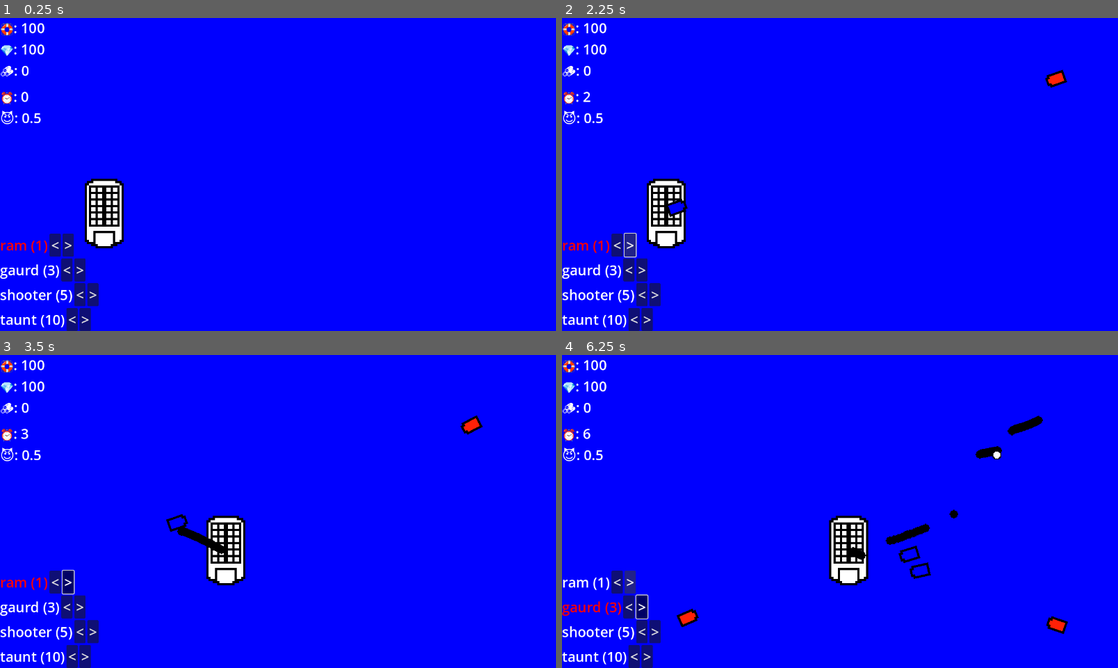
Above: before the commit, frames 1-4 (two rows, left to right).
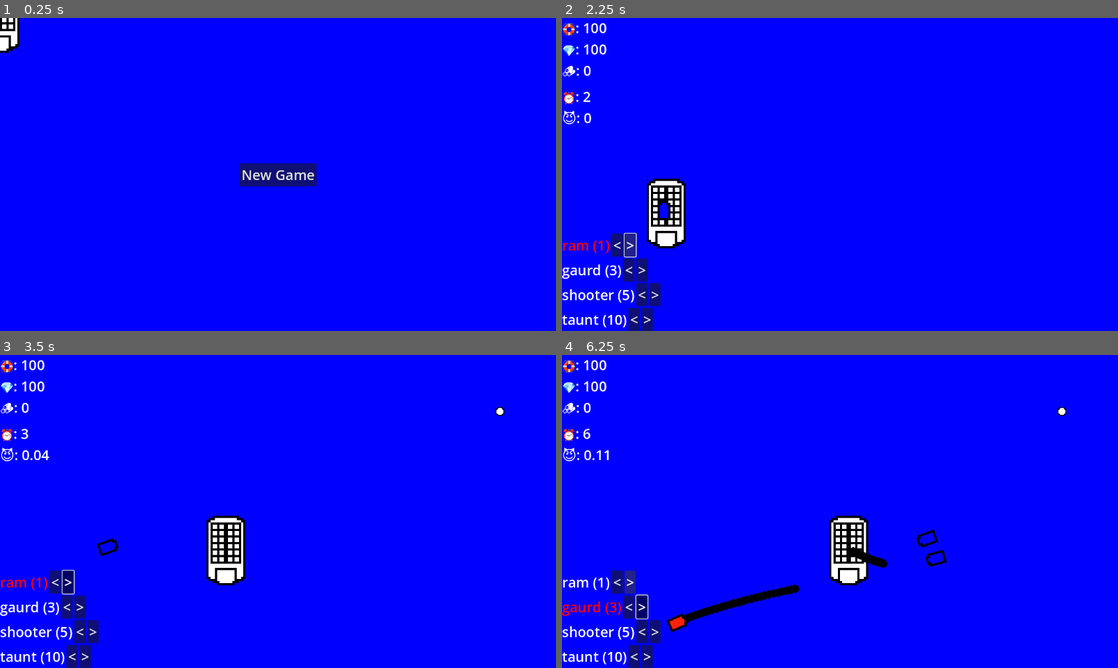
Above: after the commit, the same moments.

Repository: JoeyShapiro/ContainerCaptain
Game: Godot game, scene res://main.tscn
Same seed, same stepped clock (60 frames per second), same inputs: the game is played once before the commit and once after it.
Inputs (mouse positions are in pixels of both pictures, inside the frame that each line leads up to):
- Up to frame 1 (0.25 s): no input
- Up to frame 2 (2.25 s): click (840, 174) at 0.5 s, where only the run after the commit has a clickable "New Game"; click "<" at 1.25 s; click ">" at 2 s
- Up to frame 3 (3.5 s): hold D (move_right) from 2.78 s (still down); hold Space (shoot) from 2.78 s (still down)
- Up to frame 4 (6.25 s): release D (move_right) at 3.53 s; release Space (shoot) at 3.53 s; hold Down (menu_down) 3.53-4.28 s; tap Space (shoot) at 3.6, 5.1 s; hold D (move_right) 4.28-5.03 s; hold Space (shoot) 4.28-5.03 s; hold Right (menu_scale_up) 5.03-5.78 s; hold A (move_left) from 5.78 s (still down); hold Space (shoot) from 5.78 s (still down)

The runs differ from the first frame. In frame 1, 5.2% of the frame differs, in the area x 0-57%, y 0-100%; in frame 2, 0.4%; in frame 3, 0.6%; in frame 4, 2.0%.
Error before the commit: Invalid access of index '0' on a base object of type: 'Array[Node]'. (res://main.gd:131)
Error after the commit: Invalid access of index '0' on a base object of type: 'Array[Node]'. (res://main.gd:140)

Commit message:
added game over and menu

Diff:
--- a/hud.gd
+++ b/hud.gd
@@ -7,7 +7,6 @@
 # can still use it here
 @export var drone_options : Array[Dictionary]
 var selected_option
-var timer
 @export var sound_select : AudioStream
 @export var sound_scale_up : AudioStream
 @export var sound_scale_down: AudioStream
@@ -26,14 +25,9 @@
 # Called when the node enters the scene tree for the first time.
 func _ready():
 	selected_option = 0
-	timer = 0
 
 # Called every frame. 'delta' is the elapsed time since the previous frame.
 func _process(delta):
-	# close enough
-	timer += delta
-	$Stats/LabelTimer.text = '⏰: ' + str(snapped(timer, 1))
-
 	if Input.is_action_just_pressed("menu_up"):
 		$Units.get_child(selected_option).toggle()
 		selected_option -= 1
@@ -83,6 +77,9 @@
 func update_difficulty(difficulty):
 	$Stats/LabelDifficulty.text = '😈: ' + str(difficulty)
 
+func update_timer(timer):
+	$Stats/LabelTimer.text = '⏰: ' + str(snapped(timer, 1))
+
 func on_scale_down(drone_option):
 	scale_down.emit(drone_option)
 
--- a/main.gd
+++ b/main.gd
@@ -18,22 +18,47 @@
 - different drones
 - scale game window
 - game over
+- fix difficulty
 - leveling
 - progress bars
 - fix ui (look half decent)
 - clean functions
 - validate input and stuff (scaling ui)
-- timer on hud -
-- difficulty on hud -
 - better art
 - more sounds -
   - sound when pay
   - bool check if can pay
   - stop moving or soemthing
+- damage numbers
+  - numbers of rent
 """
 
 # Called when the node enters the scene tree for the first time.
 func _ready():
+	$Menu.show()
+
+# Called every frame. 'delta' is the elapsed time since the previous frame.
+func _process(delta):
+	if $Menu.visible:
+		return
+
+	timer += delta
+	$Hud.update_timer(timer)
+
+func game_over():
+	$ScoreTimer.stop()
+	$MobTimer.stop()
+	$Menu.show()
+
+func new_game():
+	$Menu.hide()
+	timer = 0
+	difficulty_counter = 0
+	difficulty_scale = 0
+	$Player.start($PlayerStartPos.position)
+	$Difficulty.start()
+	$TimerMob.start()
+
 	drone_options.append({
 		'type': 'ram',
 		'rent': 1,
@@ -54,23 +79,6 @@
 		'rent': 10,
 		'scene': 'res://droneRam.tscn'
 	})
-	new_game()
-
-# Called every frame. 'delta' is the elapsed time since the previous frame.
-func _process(delta):
-	timer += delta
-
-func game_over():
-	$ScoreTimer.stop()
-	$MobTimer.stop()
-
-func new_game():
-	timer = 0
-	difficulty_counter = 0
-	difficulty_scale = 0.5
-	$Player.start($PlayerStartPos.position)
-	$Difficulty.start()
-	$TimerMob.start()
 
 	$Hud.display_stats($Player.hull, $Player.gold, $Player.resources)
 	$Hud.update_difficulty(difficulty_scale)
@@ -110,7 +118,8 @@
 func _on_difficulty_timeout():
 	difficulty_counter += 1
 	difficulty_scale = snapped(1 / (1+3*exp(-(difficulty_counter-3))), 0.01)
-	$TimerMob.wait_time = 4 / (1 * difficulty_scale)
+	$TimerMob.wait_time = 1 / (difficulty_scale)
+	print($TimerMob.wait_time)
 	$Hud.update_difficulty(difficulty_scale)
 
 func _on_player_hit():
@@ -129,3 +138,9 @@
 func _on_hud_scale_down(drone_option):
 	var drones = get_tree().get_nodes_in_group('drone')
 	drones[0].on_destroy()
+
+func _on_player_destroy():
+	game_over()
+
+func _on_menu_new_game():
+	new_game()
--- a/main.tscn
+++ b/main.tscn
@@ -6,6 +6,7 @@
 [ext_resource type="PackedScene" uid="uid://6mt6cmpr15eb" path="res://droneRam.tscn" id="3_8t2rh"]
 [ext_resource type="PackedScene" uid="uid://rw5ec1cqiwvk" path="res://hud.tscn" id="4_8pyms"]
 [ext_resource type="Shader" path="res://water.gdshader" id="5_7aeye"]
+[ext_resource type="PackedScene" uid="uid://cn86sp774x3y4" path="res://menu.tscn" id="7_vxl73"]
 
 [sub_resource type="Curve2D" id="Curve2D_7txy2"]
 _data = {
@@ -48,11 +49,15 @@
 grow_vertical = 2
 
 [node name="Difficulty" type="Timer" parent="."]
-wait_time = 10.0
+wait_time = 2.0
 
+[node name="Menu" parent="." instance=ExtResource("7_vxl73")]
+
+[connection signal="destroy" from="Player" to="." method="_on_player_destroy"]
 [connection signal="hit" from="Player" to="." method="_on_player_hit"]
 [connection signal="stat_change" from="Player" to="." method="_on_player_stat_change"]
 [connection signal="timeout" from="TimerMob" to="." method="_on_timer_mob_timeout"]
 [connection signal="scale_down" from="Hud" to="." method="_on_hud_scale_down"]
 [connection signal="scale_up" from="Hud" to="." method="_on_hud_scale_up"]
 [connection signal="timeout" from="Difficulty" to="." method="_on_difficulty_timeout"]
+[connection signal="new_game" from="Menu" to="." method="_on_menu_new_game"]
--- /dev/null
+++ b/menu.gd
@@ -0,0 +1,15 @@
+extends CanvasLayer
+
+signal new_game
+
+# Called when the node enters the scene tree for the first time.
+func _ready():
+	pass # Replace with function body.
+
+# Called every frame. 'delta' is the elapsed time since the previous frame.
+func _process(delta):
+	pass
+
+
+func _on_new_game_pressed():
+	new_game.emit()
--- /dev/null
+++ b/menu.tscn
@@ -0,0 +1,23 @@
+[gd_scene load_steps=2 format=3 uid="uid://cn86sp774x3y4"]
+
+[ext_resource type="Script" path="res://menu.gd" id="1_eup3s"]
+
+[node name="Menu" type="CanvasLayer"]
+script = ExtResource("1_eup3s")
+
+[node name="NewGame" type="Button" parent="."]
+anchors_preset = 8
+anchor_left = 0.5
+anchor_top = 0.5
+anchor_right = 0.5
+anchor_bottom = 0.5
+offset_left = -88.0
+offset_top = -26.5
+offset_right = 88.0
+offset_bottom = 26.5
+grow_horizontal = 2
+grow_vertical = 2
+theme_override_font_sizes/font_size = 32
+text = "New Game"
+
+[connection signal="pressed" from="NewGame" to="." method="_on_new_game_pressed"]
--- a/player.gd
+++ b/player.gd
@@ -1,6 +1,7 @@
 extends CharacterBody2D
 signal hit
 signal stat_change
+signal destroy
 
 @export var speed = 400 # How fast the player will move (pixels/sec).
 @export var max_hull = 100
@@ -61,6 +62,10 @@
 	hull -= damage
 	stat_change.emit()
 
+	if hull <= 0:
+		destroy.emit()
+		queue_free()
+
 func start(pos):
 	position = pos
 	show()
Not shown: 1 places in main.tscn that only renumber resources
